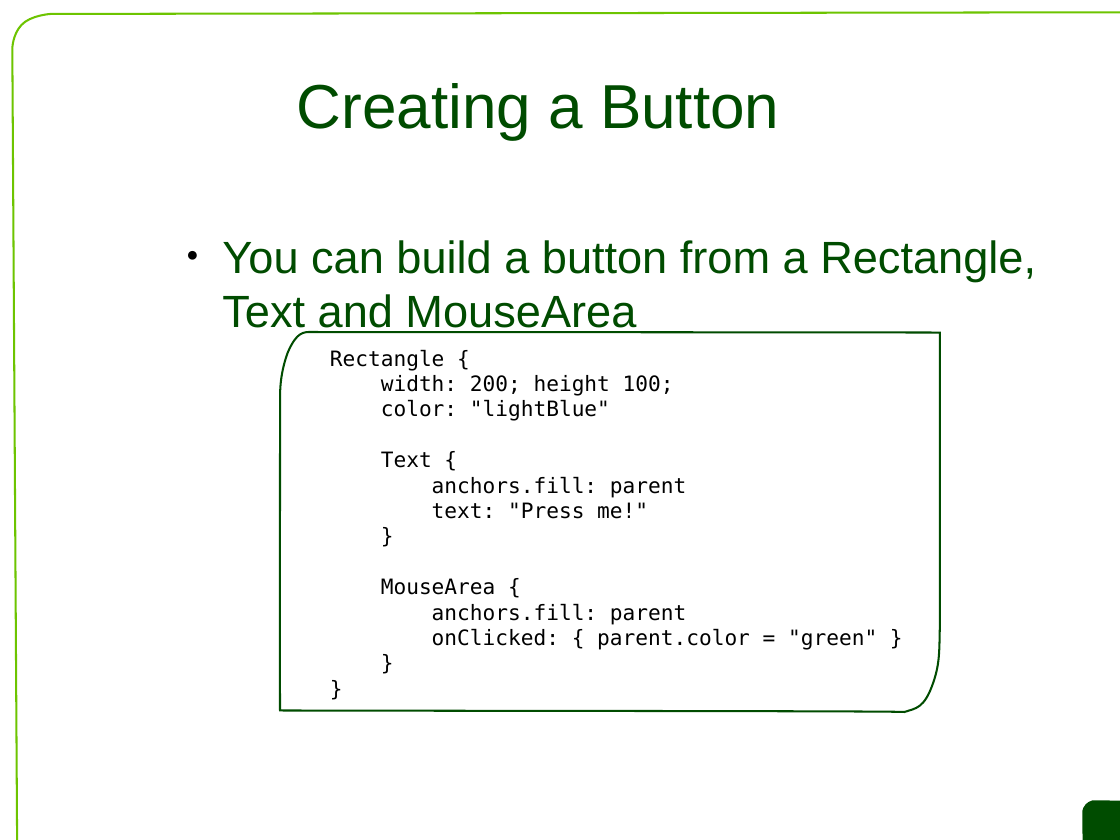
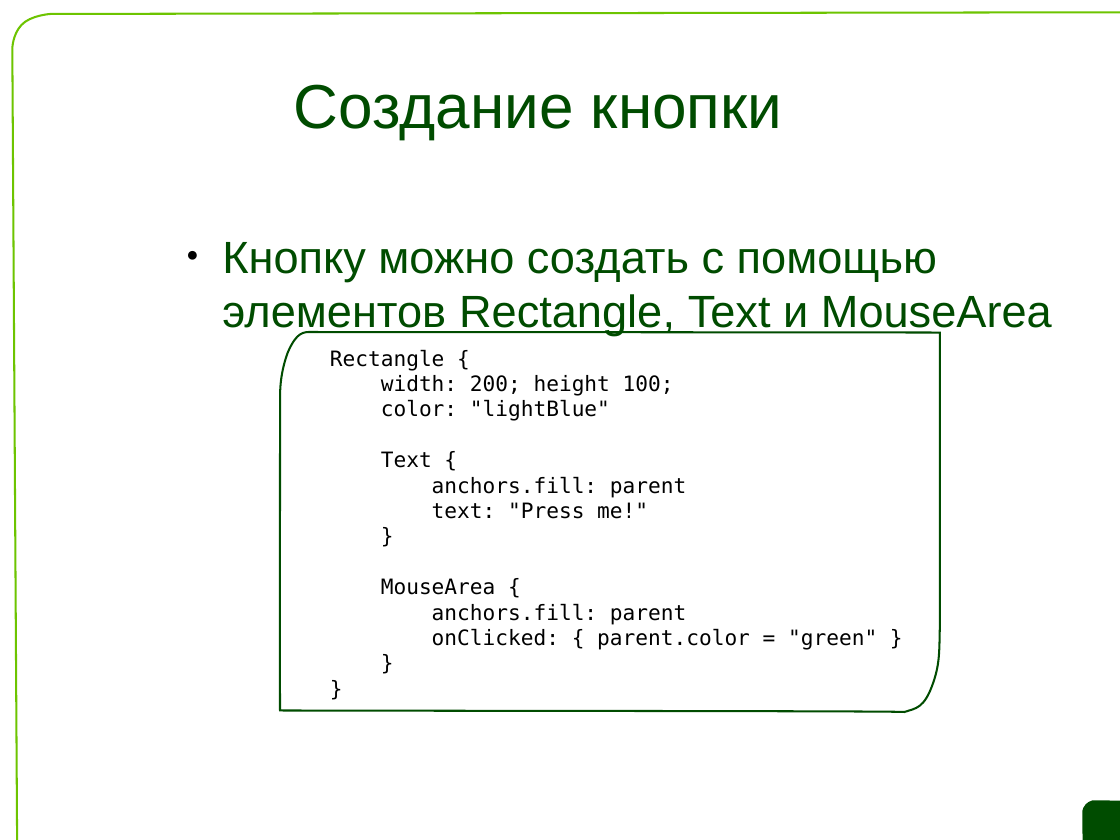
Before and after one commit to saa/qecm, a slide deck: slide 22 of L7/L7 Slides.odp. Drawn at 1120x840 pixels with LibreOffice and Linux fonts; fonts in the diff are those of the drawing; background and template pictures are left out. Boxes give left, top, right and bottom in pixels: in the first picture for what was removed or moved away, otherwise in the second. Text is boxed around its words. In the diff, an @@ line names an element or a change of style, - is before the commit and + after.

```diff
--- a/L7/L7 Slides.odp
+++ b/L7/L7 Slides.odp
@@ title at [294,84,782,139]: text changed @@
-Creating a Button
+Создание кнопки
@@ text at [222,242,1052,335]: text changed @@
-● You can build a button from a Rectangle, Text and MouseArea
+● Кнопку можно создать с помощью элементов Rectangle, Text и MouseArea
```
Also in this commit, not shown: 12 other slides changed, 5 slides added, 5 slides removed.
